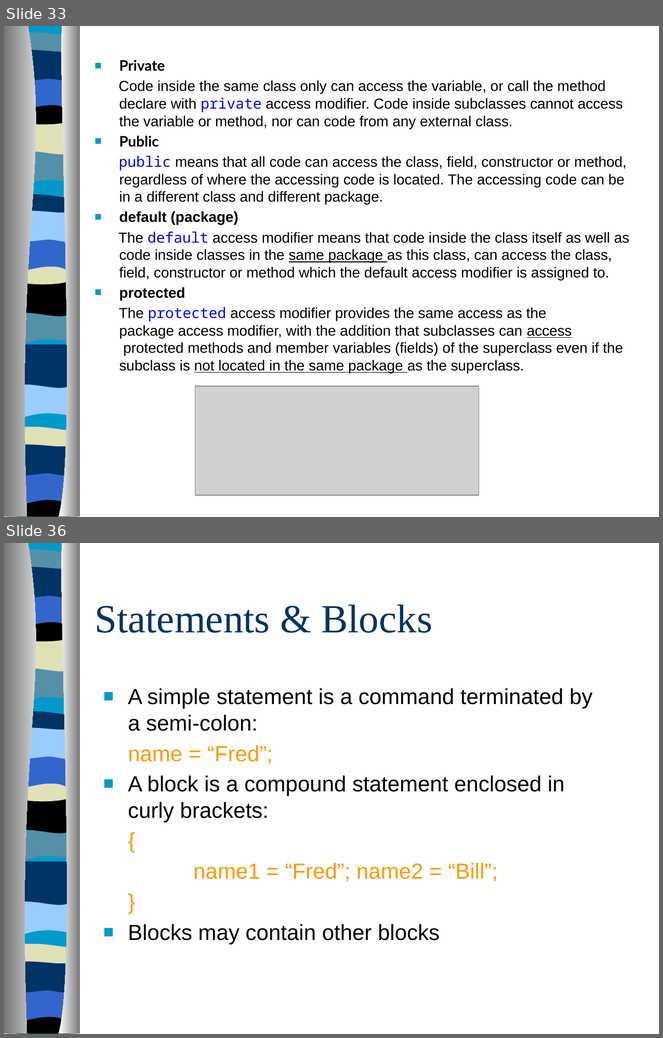
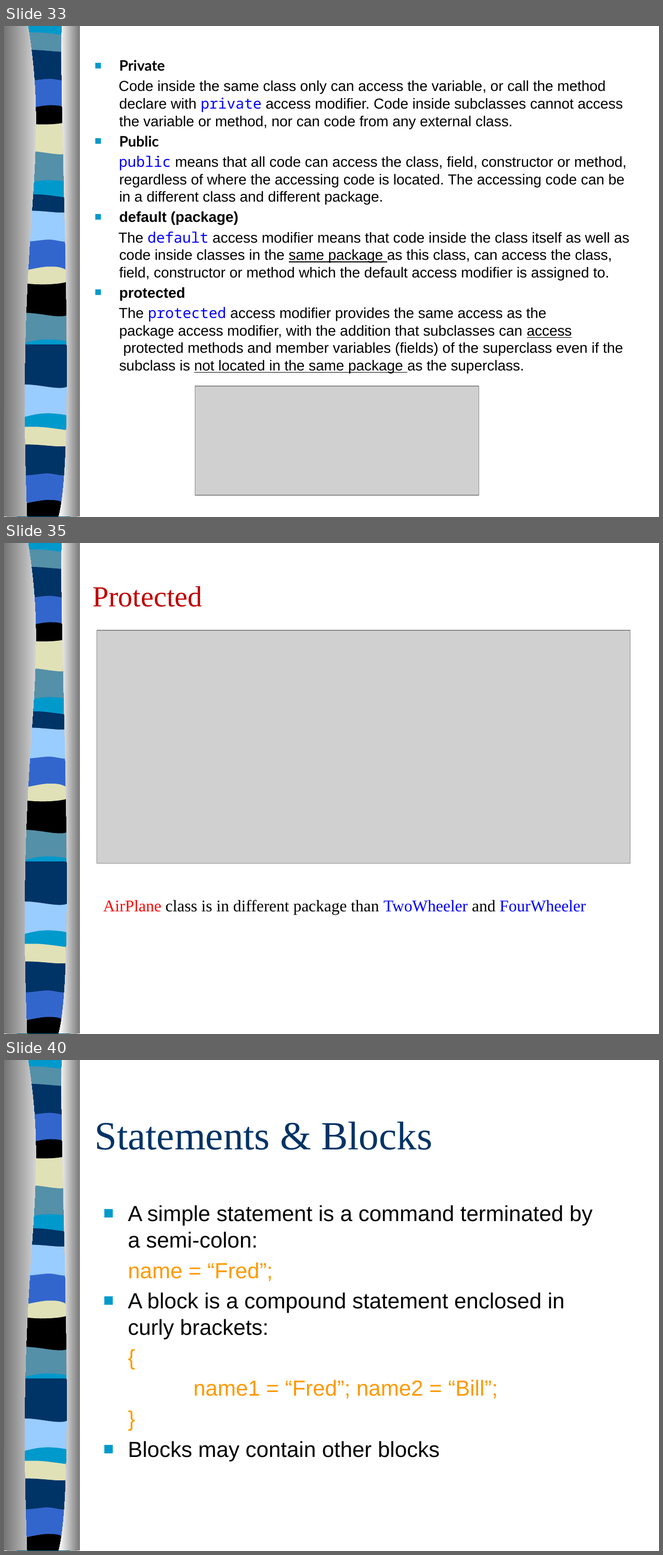
Before and after one commit to poonamtiwari01/CoreJava, a slide deck: CoreJava1.pptx. Shown one above the other, each under a label of ours: slides 33 and 36 before the commit, slides 33, 35 and 40 after it; the slides between them are not shown. The pictures are 663x1038 and 663x1555 pixels, drawn with LibreOffice and Linux fonts; fonts in the diff are those of the drawing; grey boxes stand for pictures. Boxes give left, top, right and bottom in pixels: in the first picture for what was removed or moved away, otherwise in the second. Text is boxed around its words. In the diff, an @@ line names an element or a change of style, - is before the commit and + after.

```diff
--- a/CoreJava1.pptx
+++ b/CoreJava1.pptx
@@ slide 35 added at [4, 543, 659, 1034], background #FFFFFF; not listed: 21 template elements that a slide beside it also shows @@
@@ title added at [92, 586, 202, 607], 32 pt, text #C00000 @@
+Protected
@@ picture added at [97, 630, 631, 863] @@
@@ text added at [103, 900, 586, 915], 18 pt, text #000000 @@
+AirPlane class is in different package than TwoWheeler and FourWheeler
@@ what was slide 36 is now slide 40 @@
```
Also in this commit, not shown: 4 slides changed, 5 other slides added, 4 slides removed.
